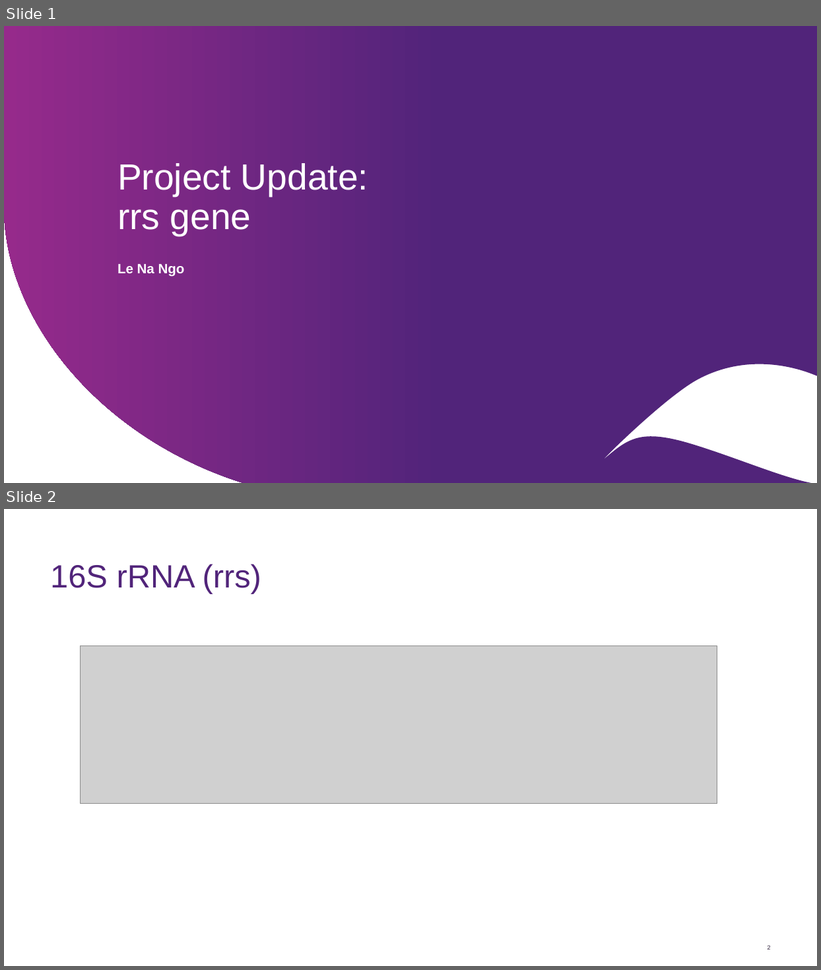
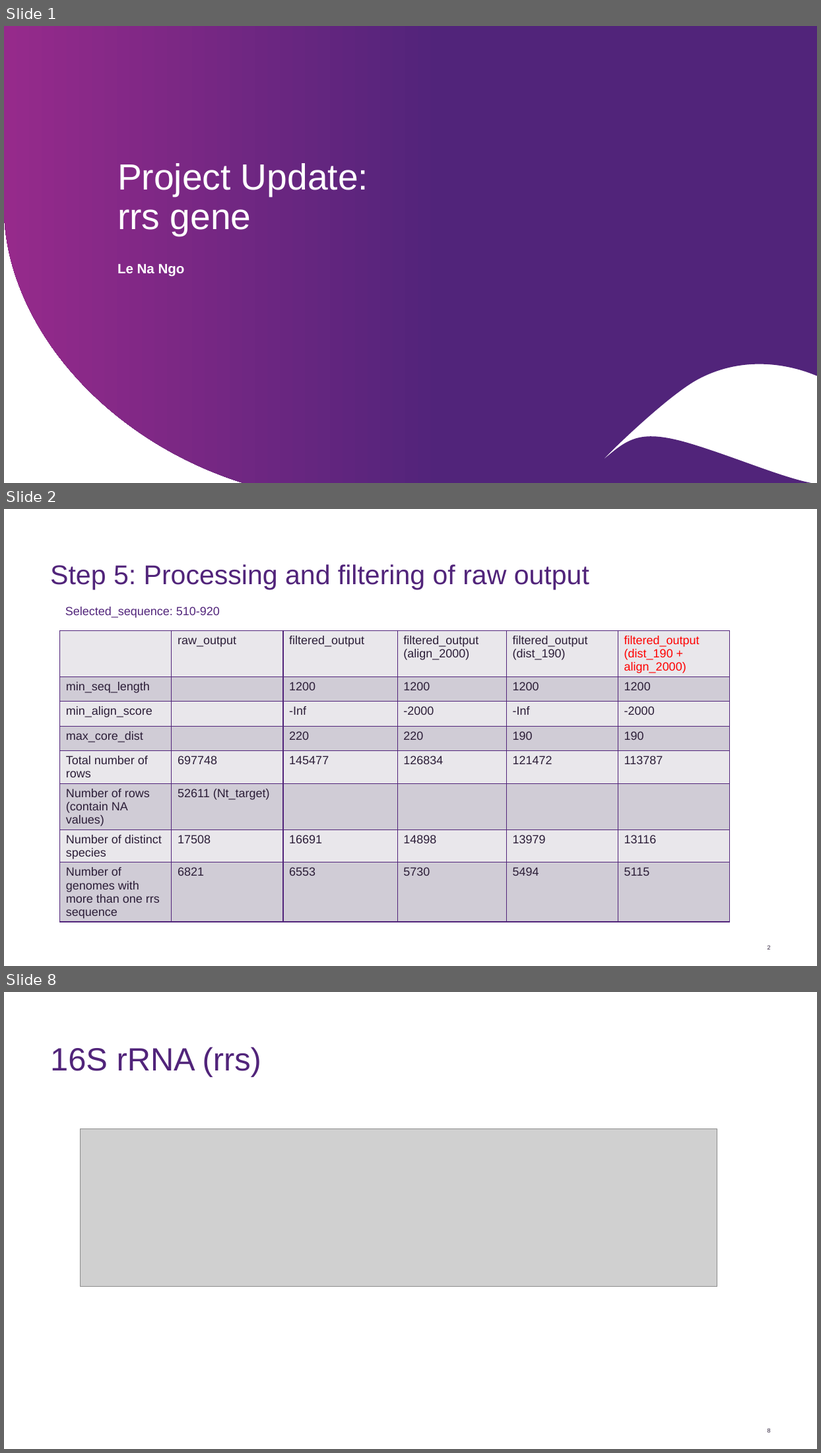
Before and after one commit to lna0104/Streptomycin, a slide deck: results/250916_Project_Update.pptx. Shown one above the other, each under a label of ours: slides 1 and 2 before the commit, slides 1, 2 and 8 after it; the slides between them are not shown. The pictures are 821x970 and 821x1453 pixels, drawn with LibreOffice and Linux fonts; fonts in the diff are those of the drawing; grey boxes stand for pictures; background and template pictures are left out. Boxes give left, top, right and bottom in pixels: in the first picture for what was removed or moved away, otherwise in the second. Text is boxed around its words. In the diff, an @@ line names an element or a change of style, - is before the commit and + after.

```diff
--- a/results/250916_Project_Update.pptx
+++ b/results/250916_Project_Update.pptx
@@ slide 2 added at [4,509,817,966], background #FFFFFF @@
@@ title added at [50,564,589,590], 32 pt, text #51247A @@
+Step 5: Processing and filtering of raw output
@@ text added at [65,607,220,618], 14 pt, text #51247A @@
+Selected_sequence: 510-920
@@ table added at [60,631,730,935], 8 rows, 6 columns @@
+ | raw_output | filtered_output | filtered_output (align_2000) | filtered_output (dist_190) | filtered_output (dist_190 + align_2000)
+min_seq_length |  | 1200 | 1200 | 1200 | 1200
+min_align_score |  | -Inf | -2000 | -Inf | -2000
+max_core_dist |  | 220 | 220 | 190 | 190
+Total number of rows | 697748 | 145477 | 126834 | 121472 | 113787
+Number of rows (contain NA values) | 52611 (Nt_target) |  |  |  | 
+Number of distinct species | 17508 | 16691 | 14898 | 13979 | 13116
+Number of genomes with more than one rrs sequence | 6821 | 6553 | 5730 | 5494 | 5115
@@ page number added at [768,945,771,950], 7 pt, text #2B1D37 @@
+2
@@ what was slide 2 is now slide 8 @@
@@ page number at [768,1429,771,1433]: text changed @@
-2
+8
```
Also in this commit, not shown: 1 slide changed, 5 other slides added, 10 other files.
